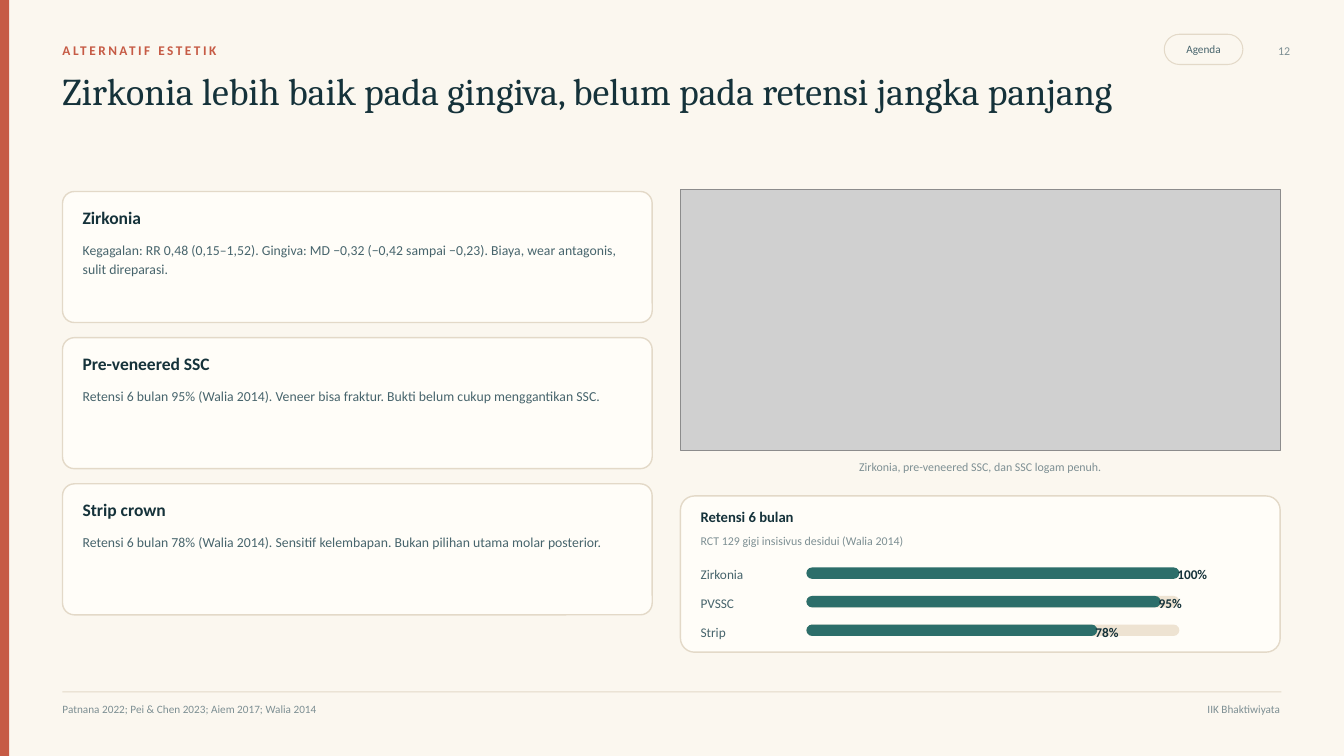
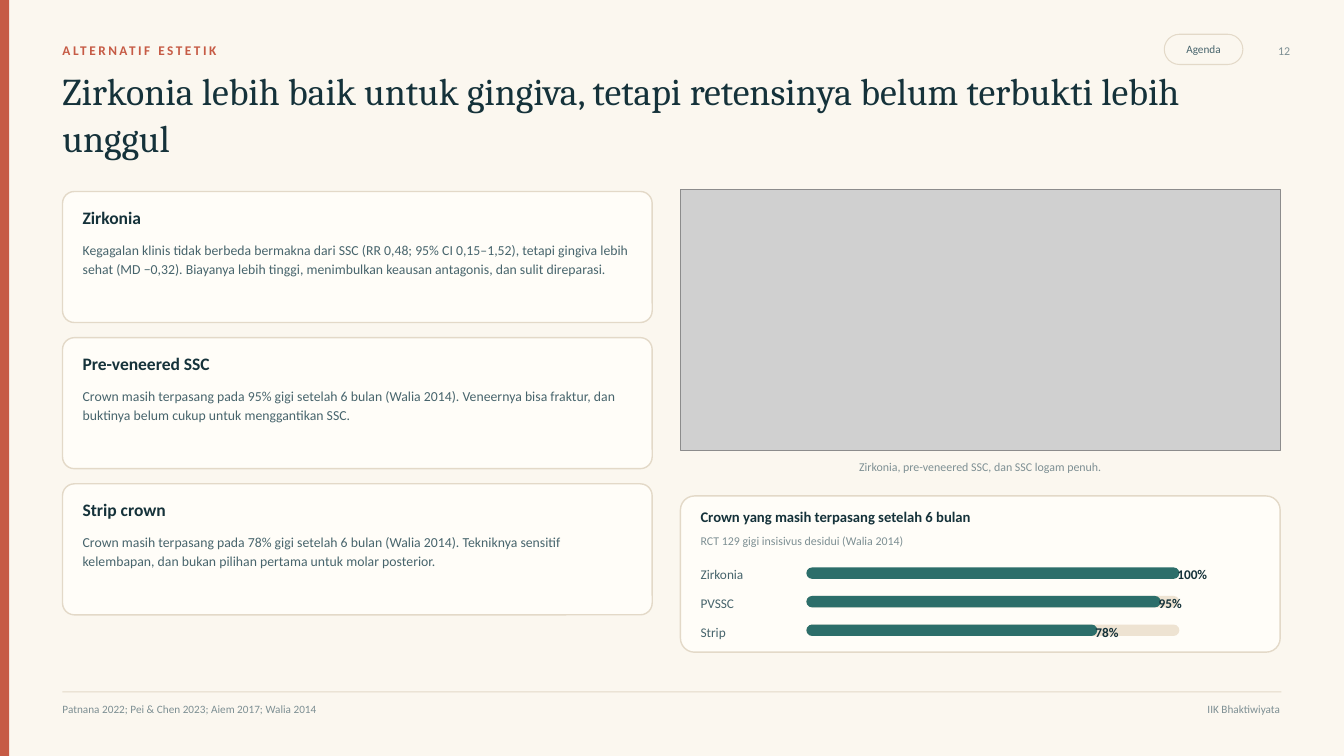
Before and after one commit to maskchanel14-source/agents, a slide deck: slide 12 of deliverables/ssc-pedodonsia/ssc-pedodonsia.pptx. Drawn at 1344x756 pixels with LibreOffice and Linux fonts; fonts in the diff are those of the drawing; grey boxes stand for pictures. Boxes give left, top, right and bottom in pixels: in the first picture for what was removed or moved away, otherwise in the second. Text is boxed around its words. In the diff, an @@ line names an element or a change of style, - is before the commit and + after.

Commit message:
Tulis ulang teks deck: label jadi kalimat utuh, istilah klinis masuk kalimat, desimal koma konsisten, tabel perbandingan menggantikan panel

```diff
--- a/deliverables/ssc-pedodonsia/ssc-pedodonsia.pptx
+++ b/deliverables/ssc-pedodonsia/ssc-pedodonsia.pptx
@@ text at (62, 78, 1179, 161): text changed @@
-Zirkonia lebih baik pada gingiva, belum pada retensi jangka panjang
+Zirkonia lebih baik untuk gingiva, tetapi retensinya belum terbukti lebih unggul
@@ text at (83, 245, 628, 277): text changed @@
-Kegagalan: RR 0,48 (0,15–1,52). Gingiva: MD −0,32 (−0,42 sampai −0,23). Biaya, wear antagonis, sulit direparasi.
+Kegagalan klinis tidak berbeda bermakna dari SSC (RR 0,48; 95% CI 0,15–1,52), tetapi gingiva lebih sehat (MD −0,32). Biayanya lebih tinggi, menimbulkan keausan antagonis, dan sulit direparasi.
@@ text at (83, 391, 615, 423): text changed @@
-Retensi 6 bulan 95% (Walia 2014). Veneer bisa fraktur. Bukti belum cukup menggantikan SSC.
+Crown masih terpasang pada 95% gigi setelah 6 bulan (Walia 2014). Veneernya bisa fraktur, dan buktinya belum cukup untuk menggantikan SSC.
@@ text at (83, 537, 561, 568): text changed @@
-Retensi 6 bulan 78% (Walia 2014). Sensitif kelembapan. Bukan pilihan utama molar posterior.
+Crown masih terpasang pada 78% gigi setelah 6 bulan (Walia 2014). Tekniknya sensitif kelembapan, dan bukan pilihan pertama untuk molar posterior.
@@ text at (701, 511, 970, 525): text changed @@
-Retensi 6 bulan
+Crown yang masih terpasang setelah 6 bulan
```
Also in this commit, not shown: 12 other slides changed, 10 other files.
